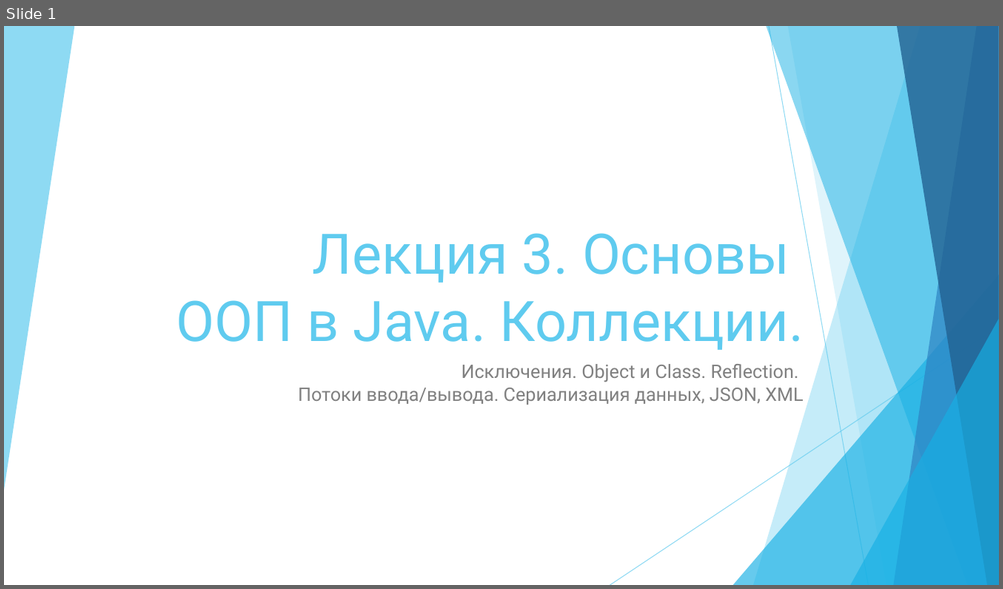
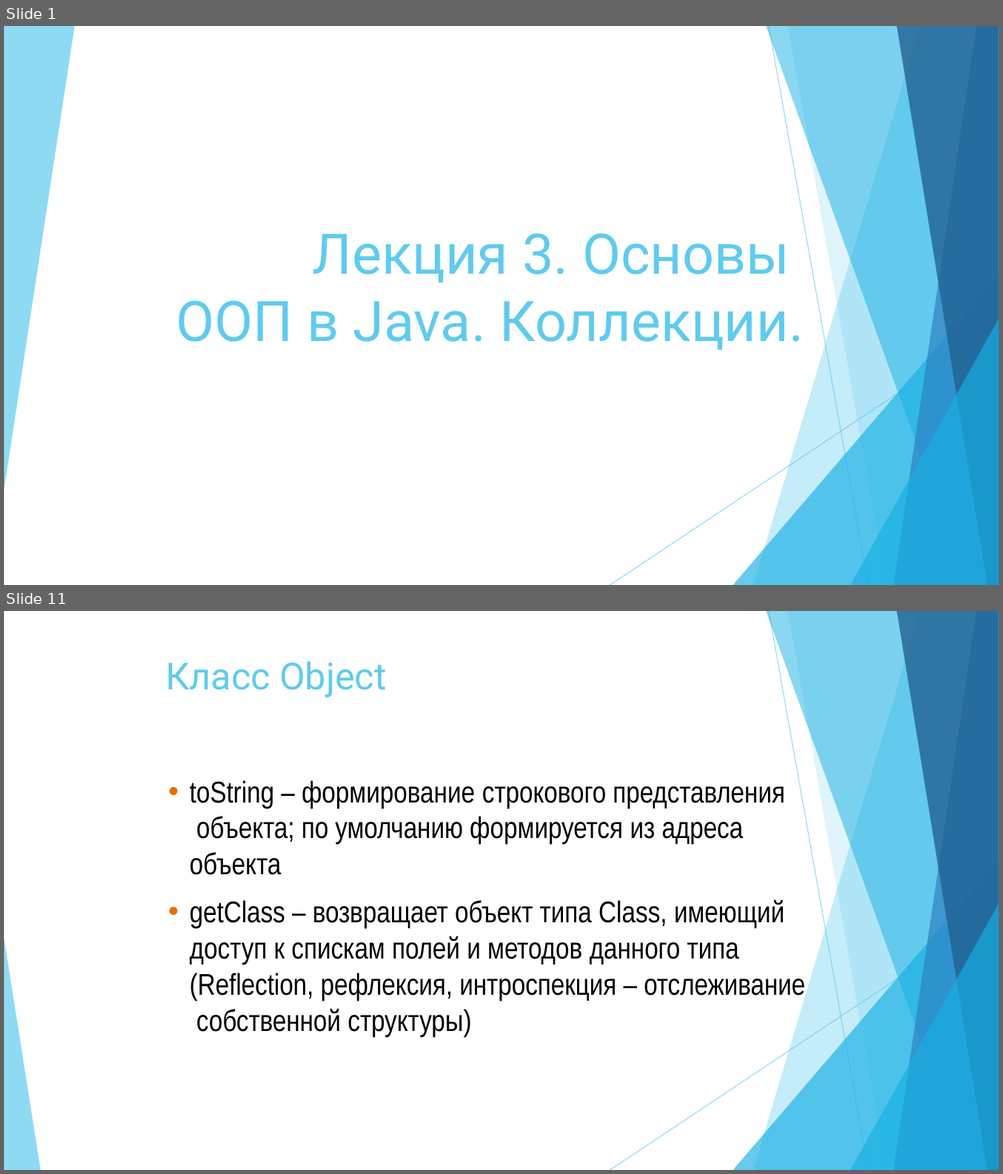
Before and after one commit to vvsirius/Presentations, a slide deck: 03. Java.pptx. Shown one above the other, each under a label of ours: slide 1 before the commit, slides 1 and 11 after it; the slides between them are not shown. The pictures are 1003x589 and 1003x1174 pixels, drawn with LibreOffice and Linux fonts; fonts in the diff are those of the drawing. Boxes give left, top, right and bottom in pixels: in the first picture for what was removed or moved away, otherwise in the second. Text is boxed around its words. In the diff, an @@ line names an element or a change of style, - is before the commit and + after.

```diff
--- a/03. Java.pptx
+++ b/03. Java.pptx
@@ slide 11 added at bbox=[4, 611, 999, 1170], background #FFFFFF; not listed: 9 template elements that a slide beside it also shows @@
@@ title added at bbox=[166, 661, 386, 698], 36 pt, text #5FCBEF @@
+Класс Object
@@ text added at bbox=[190, 780, 805, 1037], 29 pt, text #000000 @@
+• toString – формирование строкового представления объекта; по умолчанию формируется из адреса объекта
+• getClass – возвращает объект типа Class, имеющий доступ к спискам полей и методов данного типа (Reflection, рефлексия, интроспекция – отслеживание собственной структуры)
@@ triangle added at bbox=[4, 939, 40, 1170], fill #5FCBEF at 70% opacity @@
@@ slide 1 changed as well @@
@@ subtitle removed at bbox=[298, 364, 802, 405] @@
-Исключения. Object и Class. Reflection.
-Потоки ввода/вывода. Сериализация данных, JSON, XML
```
Also in this commit, not shown: 34 other slides added, 38 slides removed, 15 other files.
